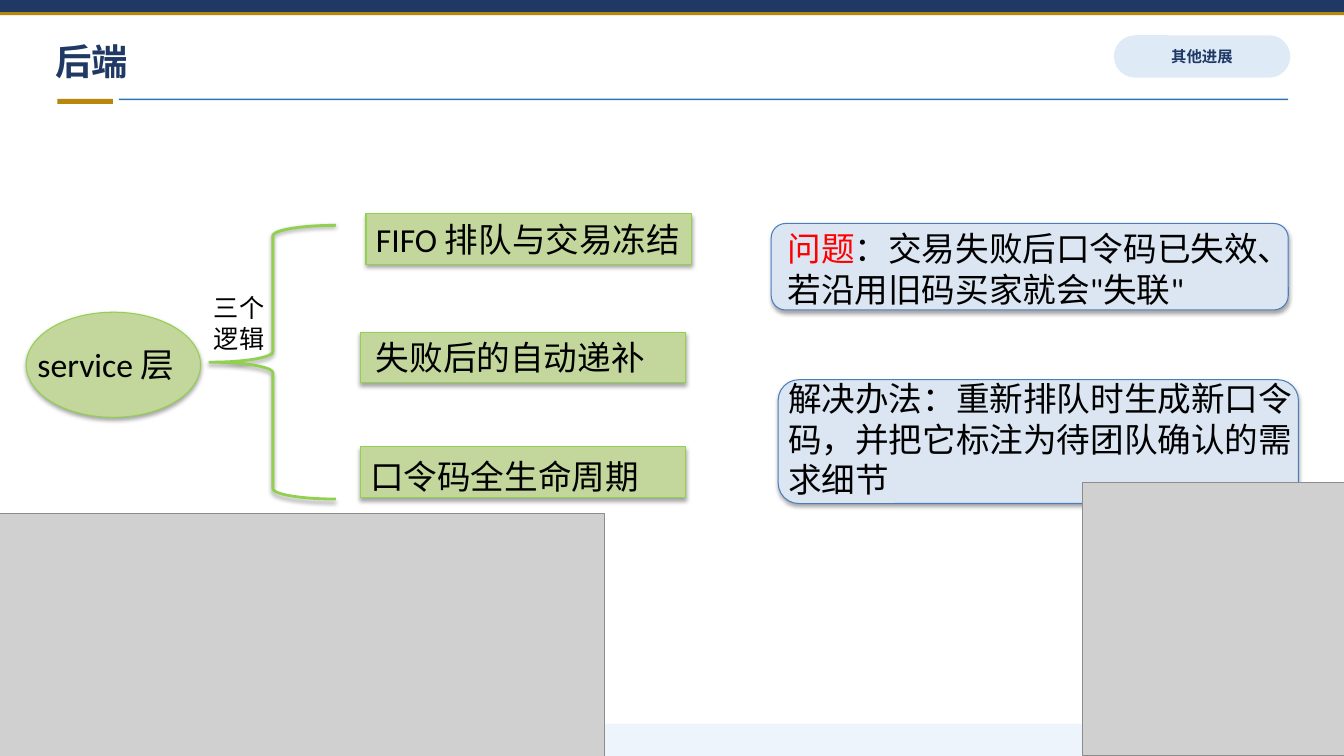
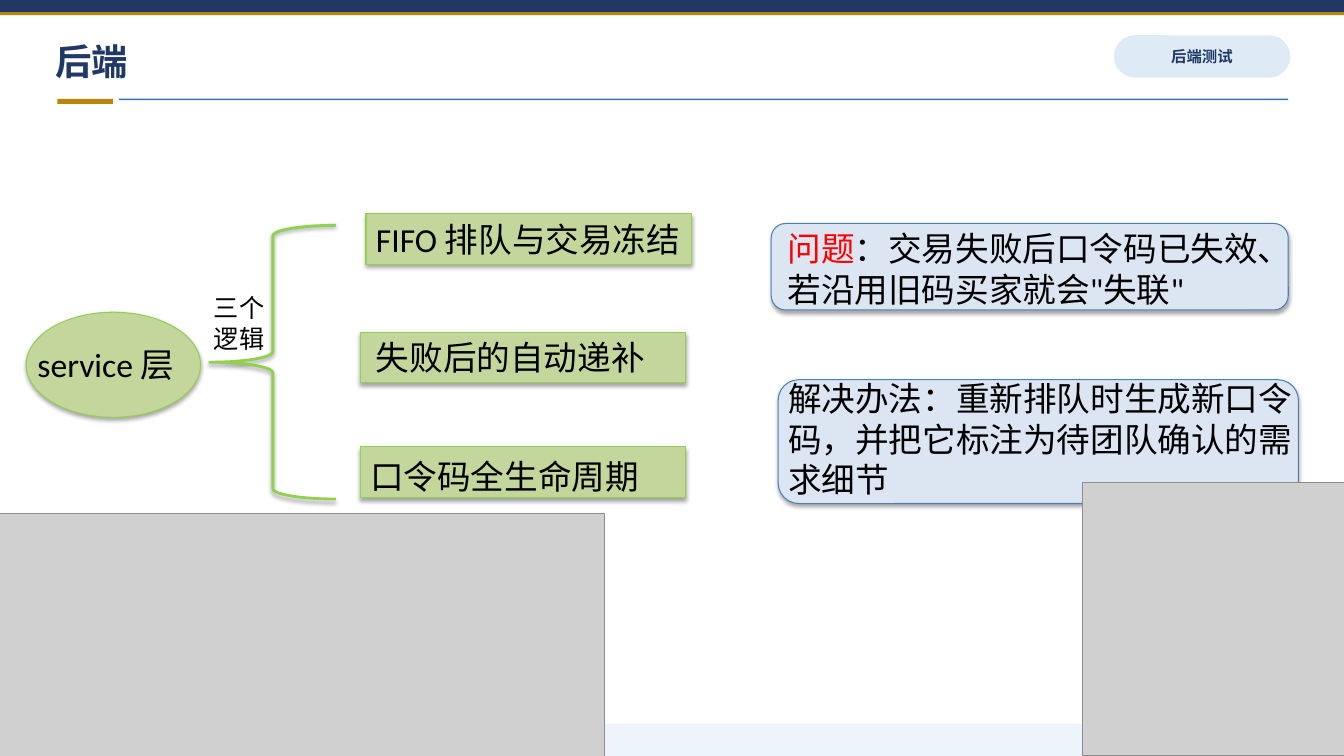
Before and after one commit to tyq-arch/single-merchant-shop-9, a slide deck: slide 28 of docs/第1次阶段性评审_第九组.pptx (slide 26 before the commit). Drawn at 1344x756 pixels with LibreOffice and Linux fonts; fonts in the diff are those of the drawing; grey boxes stand for pictures. Boxes give left, top, right and bottom in pixels: in the first picture for what was removed or moved away, otherwise in the second. Text is boxed around its words. In the diff, an @@ line names an element or a change of style, - is before the commit and + after.

```diff
--- a/docs/第1次阶段性评审_第九组.pptx
+++ b/docs/第1次阶段性评审_第九组.pptx
@@ text in rounded rectangle at (1171,49,1233,64): text changed @@
-其他进展
+后端测试
```
Also in this commit, not shown: 15 other slides changed, 2 slides added.
